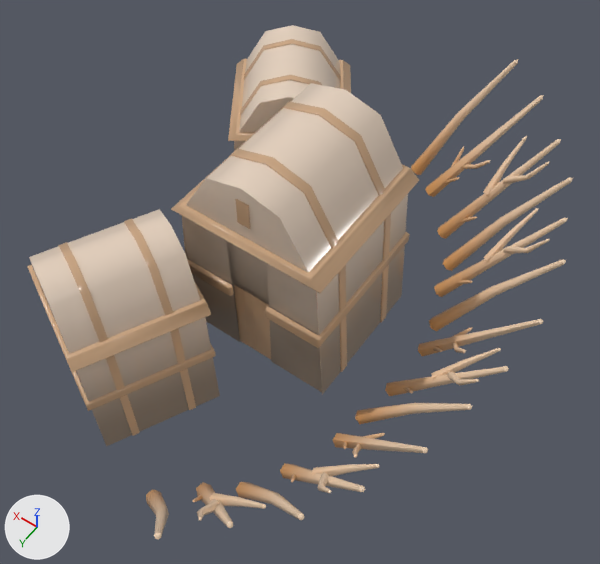
One commit to the FBX model assets/meshes/fortificationTribu.fbx: the scene before it, then after it.
Before and after are seen from a camera (50 mm lens) standing at (-19.84, -16.24, 13.78) and looking at (-14.34, -23.93, 1.68). Lighting does not change. The marker at lower left points along +X, +Y and +Z. The picture after the commit comes second. Where no turn or scale is listed for an object, it has been applied to the vertices. Vertices at exactly the same position are counted once.

Script lines for the objects in view, before the commit:
```python
ob_maison_toit_001 = bpy.data.objects.new('Maison_Toit.001', me_mesh_026)
ob_maison_toit_001.location = (-13.92, -24.44, 2.21)
ob_maison_toit_003 = bpy.data.objects.new('Maison_Toit.003', me_mesh_028)
ob_maison_toit_003.location = (-11.79, -27.21, 1.59)
ob_pic_01_low_002 = bpy.data.objects.new('Pic_01_low.002', me_mesh_034)
ob_pic_01_low_002.location = (-17.32, -23.15, 1.13)
ob_pic_01_low_005 = bpy.data.objects.new('Pic_01_low.005', me_mesh_041)
ob_pic_01_low_005.location = (-14.53, -29.95, 1.55)
ob_pic_01_low_006 = bpy.data.objects.new('Pic_01_low.006', me_mesh_042)
ob_pic_01_low_006.location = (-16.66, -27.94, 1.23)
ob_pic_02_low_002 = bpy.data.objects.new('Pic_02_low.002', me_mesh_033)
ob_pic_02_low_002.location = (-17.5, -24.03, 1.23)
ob_pic_02_low_003 = bpy.data.objects.new('Pic_02_low.003', me_mesh_035)
ob_pic_02_low_003.location = (-15.76, -19.74, 1.49)
ob_pic_02_low_005 = bpy.data.objects.new('Pic_02_low.005', me_mesh_039)
ob_pic_02_low_005.location = (-16.15, -28.66, 1.43)
ob_pic_03_low_003 = bpy.data.objects.new('Pic_03_low.003', me_mesh_037)
ob_pic_03_low_003.location = (-15.09, -29.24, 0.97)
# also in view: 'Pic_01_low.004' at (-17.23, -26.17, 1.04); 'Pic_01_low.001' at (-16.26, -20.4, 1.18); 'Maison_Toit.002' at (-12.24, -21.48, 1.72); 'Pic_03_low.002' at (-17.41, -25.15, 1.02); 'Pic_02_low.001' at (-16.69, -21.12, 1.09)
```
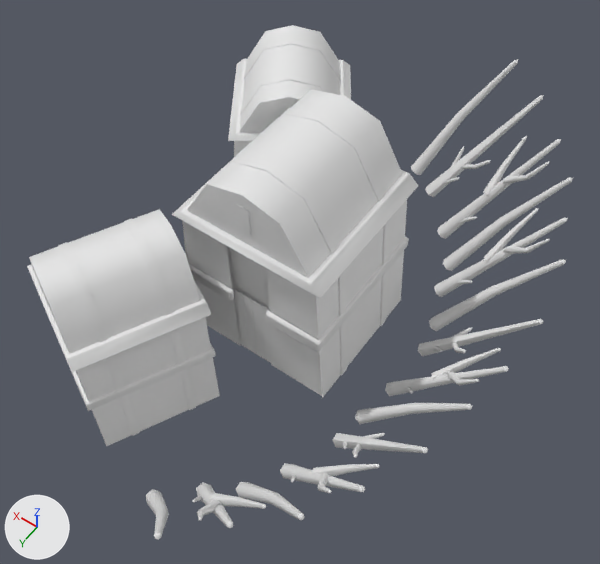
The newer file is also turned or shifted as a whole; pictures and numbers use the older file's frame.

Boxes (x1, y1, x2, y2) around the edits, measured in the pictures (600 x 564 px):
'Maison_Toit.001', recoloured, moved (brown to white): before (171, 83, 419, 395); after (172, 89, 418, 398)
'Maison_Toit.002', recoloured (beige to white): (27, 209, 220, 446) in both
'Maison_Toit.003', recoloured (beige to white): (228, 25, 351, 151) in both
'Pic_02_low.004', recoloured (beige to white): (434, 208, 568, 297) in both
'Pic_02_low.005', recoloured (beige to white): (437, 136, 561, 239) in both
'Pic_02_low.002', recoloured (beige to white): (385, 348, 509, 396) in both
'Pic_02_low.001', recoloured (beige to white): (280, 463, 379, 493) in both
'Pic_03_low.003', recoloured: (425, 95, 544, 197) in both
'Pic_01_low.004', recoloured (beige to white): (429, 259, 566, 331) in both
'Pic_01_low.006', recoloured: (443, 177, 573, 271) in both
'Pic_01_low.005', recoloured: (411, 59, 518, 175) in both
'Pic_03_low.002', recoloured (beige to white): (418, 319, 543, 356) in both
'Pic_01_low.002', recoloured (beige to white): (355, 403, 472, 424) in both
'Pic_02_low.003', recoloured (beige to white): (193, 482, 266, 528) in both
'Pic_03_low.001', recoloured (beige to white): (333, 433, 428, 458) in both
'Pic_01_low.001', recoloured (beige to white): (236, 482, 305, 520) in both
'Pic_01_low.003', recoloured (beige to white): (146, 489, 169, 540) in both

What changed in the scene script:
```text
Change me_mesh_027:
    where me_mesh_027.from_pydata(...)  # 325 vertices, 215 faces; spans x -1.65..1.65, y -1.64..1.64, z -1.69..1.95
    remove me_mesh_027.materials.append(mat_aistandardsurface1_010)  # picture img_assets_01_jam_openpbr_shader1_basecolor_jpg
    add me_mesh_027.materials.append(mat_m_props)  # white #e7e7e7
Change me_mesh_032:
    where me_mesh_032.from_pydata(...)  # 58 vertices, 51 faces; spans x -1.31..0.83, y -0.47..0.44, z -1.1..1.81
    remove me_mesh_032.materials.append(mat_aistandardsurface1_013)  # picture img_assets_01_jam_openpbr_shader1_basecolor_jpg
    add me_mesh_032.materials.append(mat_m_props)  # white #e7e7e7
Change me_mesh_029:
    where me_mesh_029.from_pydata(...)  # 58 vertices, 51 faces; spans x -1.24..0.74, y -0.45..0.48, z -1.11..1.82
    remove me_mesh_029.materials.append(mat_aistandardsurface1_012)  # picture img_assets_01_jam_openpbr_shader1_basecolor_jpg
    add me_mesh_029.materials.append(mat_m_props)  # white #e7e7e7
Change me_mesh_038:
    where me_mesh_038.from_pydata(...)  # 64 vertices, 57 faces; spans x -0.85..1.12, y -0.75..0.52, z -1.7..1.23
    remove me_mesh_038.materials.append(mat_aistandardsurface1_016)  # picture img_assets_01_jam_openpbr_shader1_basecolor_jpg
    add me_mesh_038.materials.append(mat_m_props)  # white #e7e7e7
Change me_mesh_036:
    where me_mesh_036.from_pydata(...)  # 19 vertices, 15 faces; spans x -0.75..0.97, y -0.69..0.58, z -1.57..1.4
    remove me_mesh_036.materials.append(mat_aistandardsurface1_014)  # picture img_assets_01_jam_openpbr_shader1_basecolor_jpg
    add me_mesh_036.materials.append(mat_m_props)  # white #e7e7e7
Change me_mesh_033:
    where me_mesh_033.from_pydata(...)  # 64 vertices, 57 faces; spans x -0.92..1.21, y -0.6..0.43, z -1.69..1.22
    remove me_mesh_033.materials.append(mat_aistandardsurface1_013)  # picture img_assets_01_jam_openpbr_shader1_basecolor_jpg
    add me_mesh_033.materials.append(mat_m_props)  # white #e7e7e7
Change me_mesh_040:
    where me_mesh_040.from_pydata(...)  # 19 vertices, 15 faces; spans x -0.94..1.08, y -0.3..0.49, z -1.56..1.37
    remove me_mesh_040.materials.append(mat_aistandardsurface1_016)  # picture img_assets_01_jam_openpbr_shader1_basecolor_jpg
    add me_mesh_040.materials.append(mat_m_props)  # white #e7e7e7
Change me_mesh_026:
    remove me_mesh_026.from_pydata(...)  # 325 vertices, 215 faces; spans x -1.64..1.64, y -1.54..1.54, z -2.13..2.46
    remove me_mesh_026.materials.append(mat_aistandardsurface1_009)  # picture img_assets_01_jam_openpbr_shader1_basecolor_jpg
    add me_mesh_026.from_pydata(...)  # 325 vertices, 215 faces; spans x -1.64..1.64, y -1.54..1.54, z -2.26..2.33
    me_mesh_026 part 1: the whole mesh is moved by (0.0, 0.0, -0.13)
    add me_mesh_026.materials.append(mat_m_props)  # white #e7e7e7
Change me_mesh_037:
    where me_mesh_037.from_pydata(...)  # 58 vertices, 51 faces; spans x -1.01..0.76, y -0.76..0.45, z -1.11..1.86
    remove me_mesh_037.materials.append(mat_aistandardsurface1_015)  # picture img_assets_01_jam_openpbr_shader1_basecolor_jpg
    add me_mesh_037.materials.append(mat_m_props)  # white #e7e7e7
Change me_mesh_042:
    where me_mesh_042.from_pydata(...)  # 19 vertices, 15 faces; spans x -0.85..0.99, y -0.47..0.66, z -1.57..1.38
    remove me_mesh_042.materials.append(mat_aistandardsurface1_015)  # picture img_assets_01_jam_openpbr_shader1_basecolor_jpg
    add me_mesh_042.materials.append(mat_m_props)  # white #e7e7e7
Change me_mesh_031:
    where me_mesh_031.from_pydata(...)  # 19 vertices, 15 faces; spans x -0.87..1.07, y -0.51..0.43, z -1.56..1.38
    remove me_mesh_031.materials.append(mat_aistandardsurface1_012)  # picture img_assets_01_jam_openpbr_shader1_basecolor_jpg
    add me_mesh_031.materials.append(mat_m_props)  # white #e7e7e7
Change me_mesh_041:
    where me_mesh_041.from_pydata(...)  # 19 vertices, 15 faces; spans x -0.69..0.79, y -0.64..0.82, z -1.6..1.41
    remove me_mesh_041.materials.append(mat_aistandardsurface1_017)  # picture img_assets_01_jam_openpbr_shader1_basecolor_jpg
    add me_mesh_041.materials.append(mat_m_props)  # white #e7e7e7
Change me_mesh_034:
    where me_mesh_034.from_pydata(...)  # 19 vertices, 15 faces; spans x -0.96..1.16, y -0.24..0.2, z -1.55..1.36
    remove me_mesh_034.materials.append(mat_aistandardsurface1_013)  # picture img_assets_01_jam_openpbr_shader1_basecolor_jpg
    add me_mesh_034.materials.append(mat_m_props)  # white #e7e7e7
Change me_mesh_035:
    where me_mesh_035.from_pydata(...)  # 64 vertices, 57 faces; spans x -0.81..1.03, y -0.69..0.61, z -1.72..1.24
    remove me_mesh_035.materials.append(mat_aistandardsurface1_014)  # picture img_assets_01_jam_openpbr_shader1_basecolor_jpg
    add me_mesh_035.materials.append(mat_m_props)  # white #e7e7e7
Change me_mesh_028:
    where me_mesh_028.from_pydata(...)  # 325 vertices, 215 faces; spans x -1.71..1.7, y -1.7..1.7, z -1.69..1.95
    remove me_mesh_028.materials.append(mat_aistandardsurface1_011)  # picture img_assets_01_jam_openpbr_shader1_basecolor_jpg
    add me_mesh_028.materials.append(mat_m_props)  # white #e7e7e7
Change me_mesh_039:
    where me_mesh_039.from_pydata(...)  # 64 vertices, 57 faces; spans x -0.77..1.02, y -0.74..0.7, z -1.72..1.24
    remove me_mesh_039.materials.append(mat_aistandardsurface1_015)  # picture img_assets_01_jam_openpbr_shader1_basecolor_jpg
    add me_mesh_039.materials.append(mat_m_props)  # white #e7e7e7
Change me_mesh_030:
    where me_mesh_030.from_pydata(...)  # 64 vertices, 57 faces; spans x -0.86..1.13, y -0.5..0.56, z -1.7..1.23
    remove me_mesh_030.materials.append(mat_aistandardsurface1_012)  # picture img_assets_01_jam_openpbr_shader1_basecolor_jpg
    add me_mesh_030.materials.append(mat_m_props)  # white #e7e7e7
```
